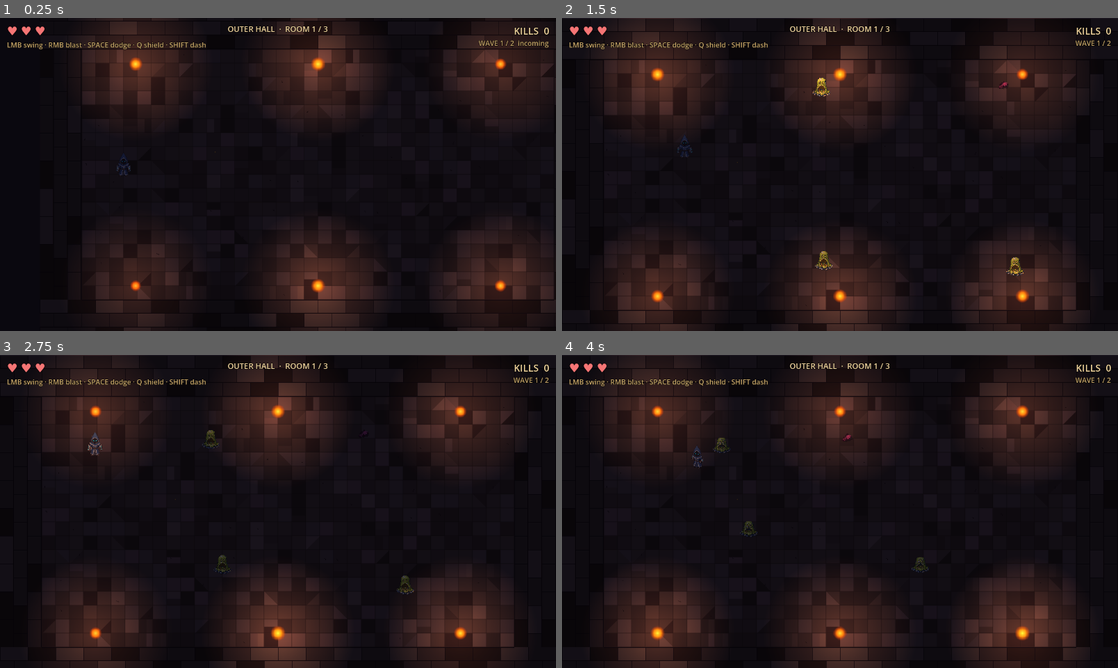
Above: before the commit, frames 1-4 (two rows, left to right).
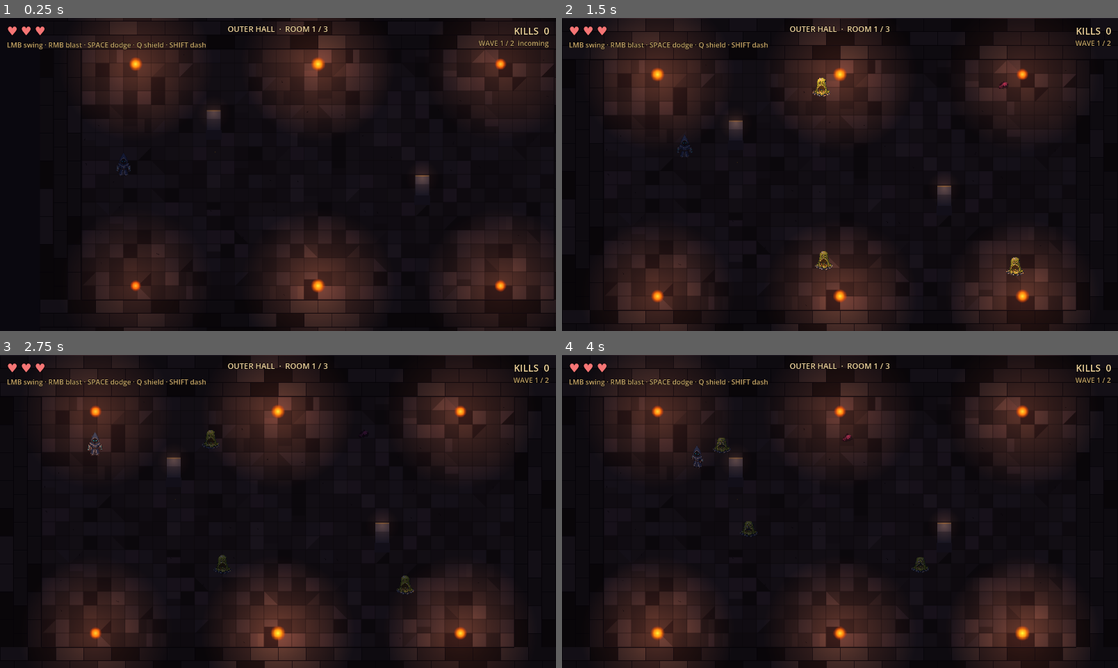
Above: after the commit, the same moments.

Repository: alitaghva1/ethera
Game: Godot game, scene res://scenes/main.tscn
Two runs of this game, one before a commit and one after it. Both use one fixed random seed, a clock stepped at 60 frames per second and the inputs below. This scene is started directly instead of the project's main scene.
Inputs (mouse positions are in pixels of both pictures, inside the frame that each line leads up to):
- Up to frame 1 (0.25 s): no input
- Up to frame 2 (1.5 s): tap Enter at 0.5 s; move the mouse to (812, 237) at 0.52 s; press the mouse at (812, 237) at 0.53 s; hold W (move_up) 0.53-1.25 s; tap Shift (dash_strike) at 0.8 s; release the mouse at (812, 237) at 1.25 s; drag from (1006, 221) to (812, 237) at 1.27 s
- Up to frame 3 (2.75 s): move the mouse to (111, 464) at 2.02 s; press the mouse at (111, 464) at 2.03 s; hold A (move_left) from 2.03 s (still down); tap Shift (dash_strike) at 2.3 s
- Up to frame 4 (4 s): release A (move_left) at 2.75 s; release the mouse at (673, 464) at 2.75 s; drag from (867, 511) to (673, 464) at 2.77 s; move the mouse to (756, 433) at 3.52 s; hold S (move_down) from 3.53 s (still down); tap Shift (dash_strike) at 3.6 s

The runs differ from the first frame. In frame 1, 0.2% of the frame differs, in the area x 37-78%, y 29-56%; in frame 2, 0.2%, in the area x 30-70%, y 32-59%; in frame 3, 0.2%; in frame 4, 0.2%.

Commit message:
feat(godot iter-9d): pillars + breakable chests via RoomConfig
Parallel-agent work. Dungeon rooms were empty squares; added
collidable stone pillars (decor + obstacle) and breakable wooden
chests (drop gold flash). Per-room placement via RoomConfig — same
data-driven shape as torches/spawn_points/waves.

scenes/pillar.tscn + scripts/pillar.gd:
  • Root: StaticBody2D — hero collides with it, walks around
  • Sprite: 32×64 column built from stacked ColorRects (highlight
    top + light/mid/dark bands) for vertical shading
  • CollisionShape2D: CircleShape2D radius 18 at the base
  • PointLight2D child at top — small warm glow with slow sin-flicker
    matching torch.gd's recipe; pillars now anchor light pools

scenes/chest.tscn + scripts/chest.gd:
  • Root: CharacterBody2D in BOTH "enemies" (so hero's sword
    iteration in _start_attack finds it via group lookup) AND
    "breakables" (so the wave-clear filter excludes it)
  • Sprite: 32×24 wooden box. Closed state default; on take_hit
    HP=2 hits → swap to OPEN state subtree, disable collision,
    spawn "+5 GOLD" floating DamageNumber, fire
    Events.pickup_claimed.emit so audio + screen flash react
  • After break: removes self from "enemies" group so the next
    swing doesn't re-trigger

scripts/room_config.gd:
  • +pillar_positions: Array[Vector2]
  • +chest_positions: Array[Vector2]
  Both with brief comments matching the existing @export pattern.

scripts/main.gd:
  • +PILLAR_SCENE / +CHEST_SCENE preloads
  • +_spawn_pillars(positions) / +_spawn_chests(positions) helpers,
    mirroring _spawn_torches
  • Called from _ready after _spawn_torches
  • CRITICAL: wave-clear filter now excludes "breakables" group from
    the live enemy count — otherwise wave 1 would never clear while
    a chest still stood unbroken. One-line .filter() on the existing
    get_nodes_in_group("enemies") call

Per-room decor:
  • room_01 OUTER HALL — 2 pillars flanking, no chest (easy entry)
  • room_02 VAULTED PASSAGE — 4 pillars in a square + 1 chest in NE corner
  • room_03 INNER SANCTUM — 6 pillars in two parallel rows (clean
    horizontal corridor through the pedestal spawn) + 1 chest

All positions verified ≥90px from spawn_points + hero_spawn so no
entity spawns inside a pillar.

Co-Authored-By: Claude Opus 4.7 (1M context) <noreply@anthropic.com>

Diff:
--- /dev/null
+++ b/slime-depths-godot/scenes/chest.tscn
@@ -0,0 +1,155 @@
+[gd_scene load_steps=3 format=3 uid="uid://b3chest12345"]
+
+[ext_resource type="Script" path="res://scripts/chest.gd" id="1_script"]
+
+; Chest collision footprint — small rectangle the size of the wooden
+; box so the hero bumps the edge instead of overlapping the visual.
+; Disabled via collision_shape on open so the player can walk over
+; the looted chest.
+[sub_resource type="RectangleShape2D" id="chest_collision"]
+size = Vector2(30, 20)
+
+; ── Chest node tree — CharacterBody2D (so it doesn't move but joins
+; the "enemies" group and accepts take_hit calls the same way enemies
+; do). Two visual states pre-built as sibling Node2Ds; one is hidden
+; at any time.
+;
+; Layer 1 = world (same as walls/pillars), mask 0 = doesn't react.
+; The hero collides with it via mask 1; sword hits land via the
+; group-iteration path, not via physics overlap.
+
+[node name="Chest" type="CharacterBody2D"]
+collision_layer = 1
+collision_mask = 0
+script = ExtResource("1_script")
+
+[node name="CollisionShape2D" type="CollisionShape2D" parent="."]
+shape = SubResource("chest_collision")
+
+; ── CLOSED state ──────────────────────────────────────────────────
+; Brown wooden box with darker rim + gold-tinted lock band across
+; the lid line. Read at a glance as "container, possibly valuable".
+
+[node name="Closed" type="Node2D" parent="."]
+
+; Drop shadow under the box — small + dim, anchors the chest visually
+; so it doesn't feel like it's floating.
+[node name="ClosedShadow" type="ColorRect" parent="Closed"]
+offset_left = -14.0
+offset_top = 8.0
+offset_right = 14.0
+offset_bottom = 12.0
+color = Color(0, 0, 0, 0.35)
+
+; Dark rim (slightly larger than the body — peeks out as an outline).
+[node name="ClosedRim" type="ColorRect" parent="Closed"]
+offset_left = -17.0
+offset_top = -14.0
+offset_right = 17.0
+offset_bottom = 10.0
+color = Color(0.22, 0.14, 0.08, 1)
+
+; Main wooden body.
+[node name="ClosedBody" type="ColorRect" parent="Closed"]
+offset_left = -15.0
+offset_top = -12.0
+offset_right = 15.0
+offset_bottom = 8.0
+color = Color(0.52, 0.32, 0.18, 1)
+
+; Lid (upper third — slightly lighter wood tone).
+[node name="ClosedLid" type="ColorRect" parent="Closed"]
+offset_left = -15.0
+offset_top = -12.0
+offset_right = 15.0
+offset_bottom = -4.0
+color = Color(0.62, 0.40, 0.22, 1)
+
+; Gold lock band — the visual "I am loot" cue. Sits across the lid
+; seam at the body / lid transition line.
+[node name="ClosedLockBand" type="ColorRect" parent="Closed"]
+offset_left = -15.0
+offset_top = -5.0
+offset_right = 15.0
+offset_bottom = -2.0
+color = Color(0.84, 0.66, 0.28, 1)
+
+; Tiny lock square in the center of the band.
+[node name="ClosedLock" type="ColorRect" parent="Closed"]
+offset_left = -3.0
+offset_top = -7.0
+offset_right = 3.0
+offset_bottom = 0.0
+color = Color(0.32, 0.22, 0.10, 1)
+
+; ── OPEN state ────────────────────────────────────────────────────
+; Lid is tipped back (rendered as a smaller, darker trapezoid above
+; the box) and the inside shows gold (the lock band's color, now
+; covering most of the interior — "the loot was here, you got it").
+
+[node name="Open" type="Node2D" parent="."]
+
+[node name="OpenShadow" type="ColorRect" parent="Open"]
+offset_left = -14.0
+offset_top = 8.0
+offset_right = 14.0
+offset_bottom = 12.0
+color = Color(0, 0, 0, 0.35)
+
+[node name="OpenRim" type="ColorRect" parent="Open"]
+offset_left = -17.0
+offset_top = -6.0
+offset_right = 17.0
+offset_bottom = 10.0
+color = Color(0.18, 0.10, 0.05, 1)
+
+; Empty interior — darker than the closed body since the lid no
+; longer casts a highlight on it.
+[node name="OpenInside" type="ColorRect" parent="Open"]
+offset_left = -15.0
+offset_top = -4.0
+offset_right = 15.0
+offset_bottom = 8.0
+color = Color(0.18, 0.12, 0.08, 1)
+
+; Gold pile — bright band that fills most of the interior.
+[node name="OpenGold" type="ColorRect" parent="Open"]
+offset_left = -13.0
+offset_top = -2.0
+offset_right = 13.0
+offset_bottom = 4.0
+color = Color(0.96, 0.78, 0.32, 1)
+
+; A pair of gold highlights — short bright pinstripes to suggest
+; coins / glints. Static rather than animated; the open chest is a
+; one-shot reward, not an ongoing object.
+[node name="OpenGoldHi1" type="ColorRect" parent="Open"]
+offset_left = -10.0
+offset_top = -1.0
+offset_right = -6.0
+offset_bottom = 1.0
+color = Color(1, 0.94, 0.62, 1)
+
+[node name="OpenGoldHi2" type="ColorRect" parent="Open"]
+offset_left = 4.0
+offset_top = 0.0
+offset_right = 8.0
+offset_bottom = 2.0
+color = Color(1, 0.94, 0.62, 1)
+
+; Tipped-back lid — drawn as a smaller, angled-looking trapezoid
+; above the box. Without skew nodes we approximate by stacking two
+; narrow bands offset to suggest perspective.
+[node name="OpenLidUpper" type="ColorRect" parent="Open"]
+offset_left = -13.0
+offset_top = -20.0
+offset_right = 13.0
+offset_bottom = -16.0
+color = Color(0.42, 0.26, 0.14, 1)
+
+[node name="OpenLidLower" type="ColorRect" parent="Open"]
+offset_left = -15.0
+offset_top = -16.0
+offset_right = 15.0
+offset_bottom = -10.0
+color = Color(0.52, 0.32, 0.18, 1)
--- /dev/null
+++ b/slime-depths-godot/scenes/pillar.tscn
@@ -0,0 +1,84 @@
+[gd_scene load_steps=5 format=3 uid="uid://b3pillar12345"]
+
+[ext_resource type="Script" path="res://scripts/pillar.gd" id="1_script"]
+
+; Pillar collision footprint — small circle at the base so the hero
+; walks AROUND the column (not through it) while staying tight enough
+; not to make every doorway impassable.
+[sub_resource type="CircleShape2D" id="pillar_collision"]
+radius = 18.0
+
+; ── Pillar warm glow texture — same radial-gradient pattern the torch
+; uses, scaled down. Adds "this stone catches the firelight" warmth
+; without competing with the torches that actually light the room.
+[sub_resource type="Gradient" id="pillar_grad"]
+offsets = PackedFloat32Array(0, 0.45, 1)
+colors = PackedColorArray(1, 1, 1, 1, 1, 1, 1, 0.45, 1, 1, 1, 0)
+
+[sub_resource type="GradientTexture2D" id="pillar_glow_tex"]
+gradient = SubResource("pillar_grad")
+width = 160
+height = 160
+fill = 1
+fill_from = Vector2(0.5, 0.5)
+fill_to = Vector2(1, 0.5)
+
+; ── Pillar node tree — StaticBody2D root with collision; visuals are
+; 3 stacked ColorRects forming a dark-stone column with subtle vertical
+; shading (top lighter where torchlight catches, base darker in shadow).
+; A small PointLight2D sits at the top of the column for the brazier
+; warmth glow.
+;
+; Layer 1 = world (same as walls), mask 0 = doesn't react to others.
+; Hero's mask 1 catches it the same way it catches walls.
+
+[node name="Pillar" type="StaticBody2D"]
+collision_layer = 1
+collision_mask = 0
+script = ExtResource("1_script")
+
+[node name="CollisionShape2D" type="CollisionShape2D" parent="."]
+shape = SubResource("pillar_collision")
+
+; Body — top band (lighter, catches torchlight)
+[node name="Top" type="ColorRect" parent="."]
+offset_left = -16.0
+offset_top = -64.0
+offset_right = 16.0
+offset_bottom = -44.0
+color = Color(0.42, 0.40, 0.46, 1)
+
+; Body — middle band (midtone)
+[node name="Middle" type="ColorRect" parent="."]
+offset_left = -16.0
+offset_top = -44.0
+offset_right = 16.0
+offset_bottom = -18.0
+color = Color(0.32, 0.30, 0.36, 1)
+
+; Body — base band (darker, sits in floor shadow)
+[node name="Base" type="ColorRect" parent="."]
+offset_left = -18.0
+offset_top = -18.0
+offset_right = 18.0
+offset_bottom = 4.0
+color = Color(0.22, 0.20, 0.26, 1)
+
+; Top-edge highlight — thin gold pinstripe so the pillar reads as
+; "carved" rather than a flat slab.
+[node name="Highlight" type="ColorRect" parent="."]
+offset_left = -16.0
+offset_top = -64.0
+offset_right = 16.0
+offset_bottom = -61.0
+color = Color(0.62, 0.52, 0.38, 1)
+
+[node name="PointLight2D" type="PointLight2D" parent="."]
+position = Vector2(0, -58)
+color = Color(1, 0.72, 0.42, 1)
+energy = 0.6
+range_z_min = -1024
+range_z_max = 1024
+texture = SubResource("pillar_glow_tex")
+texture_scale = 0.5
+shadow_enabled = false
--- a/slime-depths-godot/scenes/rooms/room_01.tres
+++ b/slime-depths-godot/scenes/rooms/room_01.tres
@@ -8,5 +8,7 @@
 torch_positions = Array[Vector2]([Vector2(220, 130), Vector2(640, 130), Vector2(1060, 130), Vector2(220, 640), Vector2(640, 640), Vector2(1060, 640)])
 spawn_points = Array[Vector2]([Vector2(160, 160), Vector2(1088, 160), Vector2(160, 608), Vector2(1088, 608), Vector2(640, 160), Vector2(640, 608)])
 waves = [[["slime", 3], ["crypt_spider", 1]], [["slime", 2], ["skel", 1]]]
+pillar_positions = Array[Vector2]([Vector2(400, 300), Vector2(880, 450)])
+chest_positions = Array[Vector2]([])
 is_last_room = false
 display_name = "OUTER HALL"
--- a/slime-depths-godot/scenes/rooms/room_02.tres
+++ b/slime-depths-godot/scenes/rooms/room_02.tres
@@ -8,5 +8,7 @@
 torch_positions = Array[Vector2]([Vector2(140, 220), Vector2(140, 540), Vector2(1140, 220), Vector2(1140, 540), Vector2(420, 130), Vector2(860, 130)])
 spawn_points = Array[Vector2]([Vector2(640, 160), Vector2(640, 608), Vector2(280, 384), Vector2(1000, 384), Vector2(280, 200), Vector2(1000, 568)])
 waves = [[["slime", 2], ["skel", 2]], [["skel", 2], ["crypt_spider", 2]], [["skel", 1], ["wizard", 1], ["crypt_spider", 1]]]
+pillar_positions = Array[Vector2]([Vector2(440, 290), Vector2(840, 290), Vector2(440, 480), Vector2(840, 480)])
+chest_positions = Array[Vector2]([Vector2(1080, 250)])
 is_last_room = false
 display_name = "VAULTED PASSAGE"
--- a/slime-depths-godot/scenes/rooms/room_03.tres
+++ b/slime-depths-godot/scenes/rooms/room_03.tres
@@ -8,5 +8,7 @@
 torch_positions = Array[Vector2]([Vector2(220, 220), Vector2(220, 540), Vector2(1060, 220), Vector2(1060, 540), Vector2(640, 200), Vector2(640, 560)])
 spawn_points = Array[Vector2]([Vector2(1088, 160), Vector2(1088, 608), Vector2(1088, 384), Vector2(640, 160), Vector2(640, 608), Vector2(900, 384)])
 waves = [[["skel", 2], ["crypt_spider", 2]], [["skel", 2], ["wizard", 1], ["crypt_spider", 1]], [["skel", 1], ["wizard", 2], ["crypt_spider", 2]]]
+pillar_positions = Array[Vector2]([Vector2(380, 280), Vector2(380, 488), Vector2(540, 280), Vector2(540, 488), Vector2(760, 280), Vector2(760, 488)])
+chest_positions = Array[Vector2]([Vector2(1040, 280)])
 is_last_room = true
 display_name = "INNER SANCTUM"
--- /dev/null
+++ b/slime-depths-godot/scripts/chest.gd
@@ -0,0 +1,90 @@
+# Chest — breakable wooden box. The hero's sword swing (or dash-strike)
+# hits it the same way it hits an enemy: hero.gd's _start_attack +
+# _resolve_dash_strike_hit iterate the "enemies" group and call
+# take_hit(damage) on each target in range. So the chest joins the
+# "enemies" group to receive the swing, but ALSO joins "breakables"
+# so main.gd can filter it out of the wave-clear live-enemy count
+# (otherwise wave 1 would never clear while a chest still stands).
+#
+# Two HP. One charged dash-strike OR two sword swings → opens. On open
+# we flip to the OPEN visual state (lid back / gold inside), kill the
+# collider so the hero can walk over it, emit Events.pickup_claimed so
+# audio + screen-flash systems react, and spawn a "+5 GOLD" floating
+# label via the existing DamageNumber helper.
+#
+# Pure ColorRect visuals — closed = solid brown box with a gold lock
+# band across the lid line. Open = darker box, lid tipped back, bright
+# gold band inside replacing the lock.
+class_name Chest
+extends CharacterBody2D
+
+const MAX_HP: int = 2
+const GOLD_REWARD: int = 5
+
+@onready var closed_root: Node2D = $Closed
+@onready var open_root: Node2D = $Open
+@onready var collision_shape: CollisionShape2D = $CollisionShape2D
+
+var hp: int = MAX_HP
+var _opened: bool = false
+
+signal chest_opened(world_pos: Vector2)
+
+func _ready() -> void:
+	# Hero's swing iterates "enemies" → call take_hit. main.gd's
+	# wave-clear logic filters "breakables" out of the live count so
+	# chests never block room progression.
+	add_to_group("enemies")
+	add_to_group("breakables")
+	hp = MAX_HP
+	# Start in CLOSED visual state. Open visuals are pre-built but
+	# hidden so we can swap modulate/visibility on break with zero
+	# extra instantiation.
+	if open_root != null:
+		open_root.visible = false
+	if closed_root != null:
+		closed_root.visible = true
+
+func take_hit(damage: int) -> void:
+	if _opened:
+		return
+	hp -= damage
+	# Flash white on each hit — same convention as Enemy.take_hit so
+	# the chest reads as "yes, that connected" without any new VFX.
+	if closed_root != null:
+		var tween: Tween = create_tween()
+		tween.tween_property(closed_root, "modulate", Color(2, 2, 2, 1), 0.04)
+		tween.tween_property(closed_root, "modulate", Color(1, 1, 1, 1), 0.10)
+	Events.enemy_hit.emit(global_position)
+	if hp <= 0:
+		_open()
+
+func _open() -> void:
+	_opened = true
+	# Stop participating in the "enemies" iteration entirely — leaving
+	# the chest in the group after opening would let further swings
+	# re-trigger take_hit (cheap, but visually noisy if a player keeps
+	# attacking the spot).
+	remove_from_group("enemies")
+	# Disable the body collider so the hero can walk OVER the opened
+	# chest. Deferred so we don't mutate physics state mid-callback.
+	if collision_shape != null:
+		collision_shape.set_deferred("disabled", true)
+	# Visual swap: closed → open. The open node tree was already
+	# instanced in the scene file; we just flip visibility.
+	if closed_root != null:
+		closed_root.visible = false
+	if open_root != null:
+		open_root.visible = true
+	# Floating "+5 GOLD" label using the existing damage-number system
+	# so it shares font / outline / rise animation with combat numbers.
+	var n: DamageNumber = DamageNumber.spawn(
+		global_position + Vector2(0, -36),
+		"+%d GOLD" % GOLD_REWARD,
+		Color(1, 0.86, 0.36)
+	)
+	get_parent().add_child(n)
+	# Fire the same pickup event a pedestal claim fires → audio /
+	# screen flash autoloads respond without any chest-specific code.
+	Events.pickup_claimed.emit(global_position, "gold")
+	chest_opened.emit(global_position)
--- a/slime-depths-godot/scripts/main.gd
+++ b/slime-depths-godot/scripts/main.gd
@@ -19,6 +19,8 @@
 const DAMAGE_NUMBER_SCENE         = preload("res://scenes/damage_number.tscn")
 const PEDESTAL_SCENE: PackedScene = preload("res://scenes/pedestal.tscn")
 const TORCH_SCENE: PackedScene    = preload("res://scenes/torch.tscn")
+const PILLAR_SCENE: PackedScene   = preload("res://scenes/pillar.tscn")
+const CHEST_SCENE: PackedScene    = preload("res://scenes/chest.tscn")
 const DOOR_SCENE: PackedScene     = preload("res://scenes/door.tscn")
 const DEATH_SCREEN_SCENE: PackedScene = preload("res://scenes/death_screen.tscn")
 
@@ -80,6 +82,12 @@
 		_spawn_points = _room.spawn_points
 		_waves = _room.waves
 		_spawn_torches(_room.torch_positions)
+		# Decor — collidable stone pillars + breakable chests. Both spawn
+		# from per-room arrays in the same data-driven shape as torches.
+		# Order matters cosmetically (pillars first → chests render on
+		# top in z-order) but neither one depends on the other.
+		_spawn_pillars(_room.pillar_positions)
+		_spawn_chests(_room.chest_positions)
 		hero.global_position = _room.hero_spawn
 	else:
 		push_warning("main.gd: no RoomConfig available; running with empty layout")
@@ -105,7 +113,13 @@
 		if _hit_stop_timer <= 0.0:
 			Engine.time_scale = 1.0
 	if _wave_state == WaveState.ACTIVE:
-		var live := get_tree().get_nodes_in_group("enemies").size()
+		# Filter out "breakables" (chests) — they join the "enemies"
+		# group so the hero's sword swing iteration finds them, but
+		# they must NOT count toward the wave-clear threshold or wave
+		# 1 would never clear while a chest still stood unbroken.
+		var live: int = get_tree().get_nodes_in_group("enemies").filter(
+			func (n: Node) -> bool: return not n.is_in_group("breakables")
+		).size()
 		if live == 0:
 			_on_wave_cleared()
 
@@ -114,6 +128,18 @@
 		var t: Node2D = TORCH_SCENE.instantiate()
 		t.position = pos
 		add_child(t)
+
+func _spawn_pillars(positions: Array[Vector2]) -> void:
+	for pos in positions:
+		var p: Pillar = PILLAR_SCENE.instantiate()
+		p.position = pos
+		add_child(p)
+
+func _spawn_chests(positions: Array[Vector2]) -> void:
+	for pos in positions:
+		var c: Chest = CHEST_SCENE.instantiate()
+		c.position = pos
+		add_child(c)
 
 func _start_wave(idx: int) -> void:
 	if not _alive or idx >= _waves.size():
--- /dev/null
+++ b/slime-depths-godot/scripts/pillar.gd
@@ -0,0 +1,31 @@
+# Pillar — static stone column the hero must walk AROUND. Solid
+# collider at the base + a small warm PointLight2D up top so the
+# column feels lit by an unseen brazier and softly pools light into
+# the surrounding floor.
+#
+# Spawned by main.gd from RoomConfig.pillar_positions, same pattern
+# as torches. Per-room placement makes the dungeon read as a series
+# of distinct spaces rather than identical empty boxes.
+#
+# Visual = pure node-driven shading (3 stacked ColorRects on the
+# .tscn side, no procedural draw). The script only owns the gentle
+# light flicker — slower + softer than torches so the pillar reads
+# as ambient warmth, not as a fire.
+class_name Pillar
+extends StaticBody2D
+
+const BASE_ENERGY: float = 0.60
+const FLICKER_SLOW: float = 0.06
+const FLICKER_FAST: float = 0.03
+
+@onready var light: PointLight2D = $PointLight2D
+
+var _phase: float = randf() * TAU
+
+func _process(_delta: float) -> void:
+	if light == null:
+		return
+	var t: float = Time.get_ticks_msec() / 1000.0
+	var slow: float = sin(t * 1.8 + _phase) * FLICKER_SLOW
+	var fast: float = sin(t * 5.2 + _phase * 1.3) * FLICKER_FAST
+	light.energy = BASE_ENERGY + slow + fast
--- a/slime-depths-godot/scripts/room_config.gd
+++ b/slime-depths-godot/scripts/room_config.gd
@@ -39,6 +39,20 @@
 # Wave compositions (see file-header comment for format).
 @export var waves: Array = []
 
+# Pillar placements — each Vector2 is a world-pixel position where a
+# Pillar scene gets instantiated at _ready. Pillars are collidable
+# stone columns the hero must walk around; per-room placement gives
+# each room a distinct combat geometry. Don't place ON spawn_points
+# or hero_spawn — the player or an enemy would get stuck.
+@export var pillar_positions: Array[Vector2] = []
+
+# Chest placements — each Vector2 is a world-pixel position where a
+# Chest scene gets instantiated at _ready. Chests take 2 hits from
+# the hero's sword to break open + drop gold + fire pickup events.
+# Chests live in the "breakables" group so they don't block
+# wave-clear; see main.gd's _process filter.
+@export var chest_positions: Array[Vector2] = []
+
 # When true, this is the floor finale: room runner spawns a Pedestal
 # (relic offering) on clear instead of a Door. When false, spawns a
 # Door at the east wall to advance to the next room.
